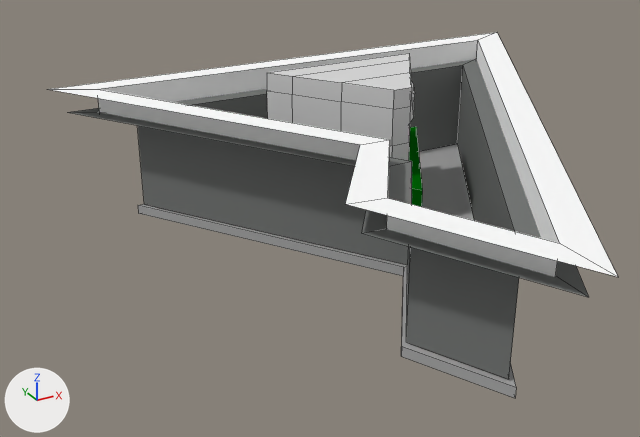
Renders of the Blender file Levels/level0_1/level0_1.blend from each side of a commit.
Before and after are seen from a 50 mm camera at (-20.3, -28.4, 16.0) aimed at (-4.6, 0.2, 1.7). Every picture has the same lights, and +X, +Y and +Z are marked at lower left. Mesh edges are drawn as thin lines.

Names of what the first picture shows: '0-1_floor', '0-1_lower_wall', '0-1_pillar_green', '0-1_pillar_green_top', '0-1_upper_wall'.
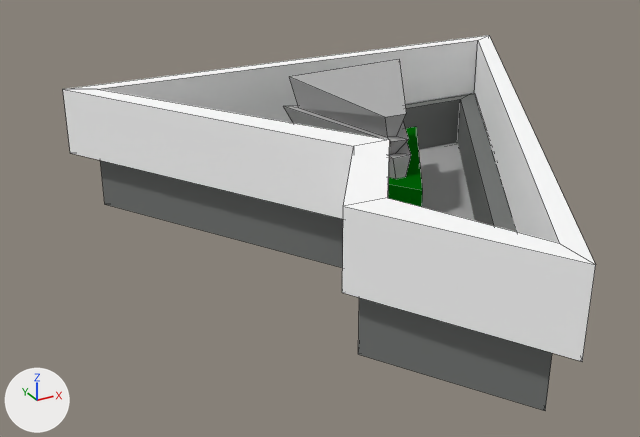
Where the newer file only moved an object's origin or applied its transform, the numbers keep the older frame.

What differs and where, as boxes [x1, y1, x2, y2] in the pictures (640 x 437 px):
'0-1_upper_wall', reshaped (7% narrower, 33% taller): before [48, 32, 618, 277]; after [63, 35, 595, 361]
'0-1_lower_wall', reshaped (13% narrower): before [67, 59, 589, 379]; after [100, 93, 552, 411]
'0-1_pillar_green_top', recoloured, reshaped, moved, rescaled: before [267, 54, 415, 160]; after [284, 59, 411, 179]
'0-1_floor', moved: before [138, 144, 516, 398]; after [419, 142, 475, 221]

The change, as a diff of the scene's bpy script:
```diff
--- a/Levels/level0_1/level0_1.blend.py
+++ b/Levels/level0_1/level0_1.blend.py
@@ mat_0_1_pillar_green_top @@
 mat_0_1_pillar_green_top = diffuse_material('0-1_pillar_green_top')
-mat_0_1_pillar_green_top.base_color = (0.686, 0.686, 0.686)  # light grey #d8d8d8
+mat_0_1_pillar_green_top.base_color = (0.439, 0.439, 0.439)  # grey #b1b1b1
@@ me_cube_003 @@
 # used by ob_0_1_upper_wall; location = (0.0, -0.11, 4.16); scale = (11.6, 11.2, 1.35)
-me_cube_003.from_pydata(...)  # 15 vertices, 10 faces; spans x -1.07..1.08, y -1.28..0.97, z 0.13..1.0
+me_cube_003.from_pydata(...)  # 20 vertices, 20 faces; spans x -1.02..1.01, y -1.2..0.95, z -1.22..1.0
+# me_cube_003 part 2
+# 10 vertices are removed from x -1.07..1.08, y -1.28..0.97, z 0.13..1.0
+# 10 faces are deleted
+# 5 vertices are added at (-0.66, -0.61, -1.22), (-1.02, 0.95, -1.22), (1.01, 0.93, -1.22), (-0.34, -1.2, -1.22), (-0.39, -0.2, -1.22)
+# 5 new vertices lie (0.0, 0.0, -2.22) away from vertices in x -0.91..0.89, y -1.07..0.88, z 1.0
+# 5 new vertices lie (0.0, 0.0, 2.22) away from vertices in x -1.02..1.01, y -1.2..0.95, z -1.22
+# 20 new faces join them
 me_cube_003.materials.append(mat_0_1_upper_wall)
@@ me_cube_002 @@
 # used by ob_0_1_pillar_green_top; location = (0.0, 4.17, 1.0); scale = (1.0, 1.0, 1.3)
-me_cube_002.from_pydata(...)  # 48 vertices, 43 faces; spans x -3.91..3.63, y -2.98..2.13, z 0.92..4.0
+me_cube_002.from_pydata(...)  # 24 vertices, 22 faces; spans x -1.64..1.59, y -1.43..1.03, z -1.0..6.36
+# me_cube_002 part 1: the whole mesh is rebuilt
 me_cube_002.materials.append(mat_0_1_pillar_green_top)
@@ me_cube_001 @@
 # used by ob_0_1_lower_wall; location = (0.0, 0.0, 2.24); scale = (9.0, 9.0, 2.21)
-me_cube_001.from_pydata(...)  # 15 vertices, 10 faces; spans x -1.31..1.3, y -1.49..1.16, z -1.0..1.0
+me_cube_001.from_pydata(...)  # 20 vertices, 20 faces; spans x -1.19..1.17, y -1.37..1.08, z -1.0..0.15
+# me_cube_001 part 3
+# 10 vertices are removed from x -1.31..1.3, y -1.49..1.16, z 1.0
+# 10 faces are deleted
+# 5 vertices are added at (-0.78, -0.77, -1.0), (-1.19, 1.08, -1.0), (1.17, 1.08, -1.0), (-0.42, -1.37, -1.0), (-0.42, -0.25, -1.0)
+# 5 new vertices lie (0.0, 0.0, 1.15) away from vertices in x -1.01..0.99, y -1.17..0.99, z -1.0
+# 5 new vertices lie (0.0, 0.0, 1.15) away from vertices in x -1.19..1.17, y -1.37..1.08, z -1.0
+# 20 new faces join them
 me_cube_001.materials.append(mat_0_1_lower_wall)
@@ ob_0_1_floor @@
 ob_0_1_floor = bpy.data.objects.new('0-1_floor', me_plane_001)
-ob_0_1_floor.location = (0.0, 0.0, 0.0)
+ob_0_1_floor.location = (0.0, 0.0, 0.16)
 ob_0_1_floor.scale = (12.4, 12.4, 12.4)
@@ ob_0_1_pillar_green_top @@
 ob_0_1_pillar_green_top = bpy.data.objects.new('0-1_pillar_green_top', me_cube_002)
-ob_0_1_pillar_green_top.location = (0.0, 4.17, 1.0)
-ob_0_1_pillar_green_top.scale = (1.0, 1.0, 1.3)
+ob_0_1_pillar_green_top.location = (-0.08, 4.13, 2.78)
+ob_0_1_pillar_green_top.scale = (2.08, 2.08, 0.53)
```
